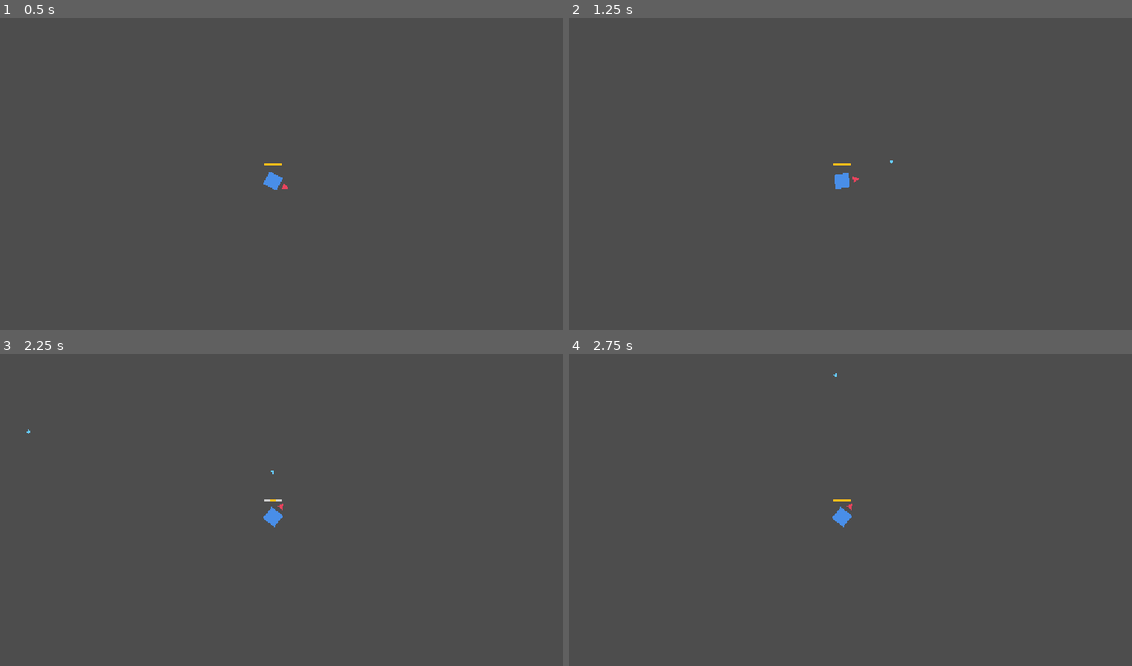
Above: before the commit, frames 1-4 (two rows, left to right).
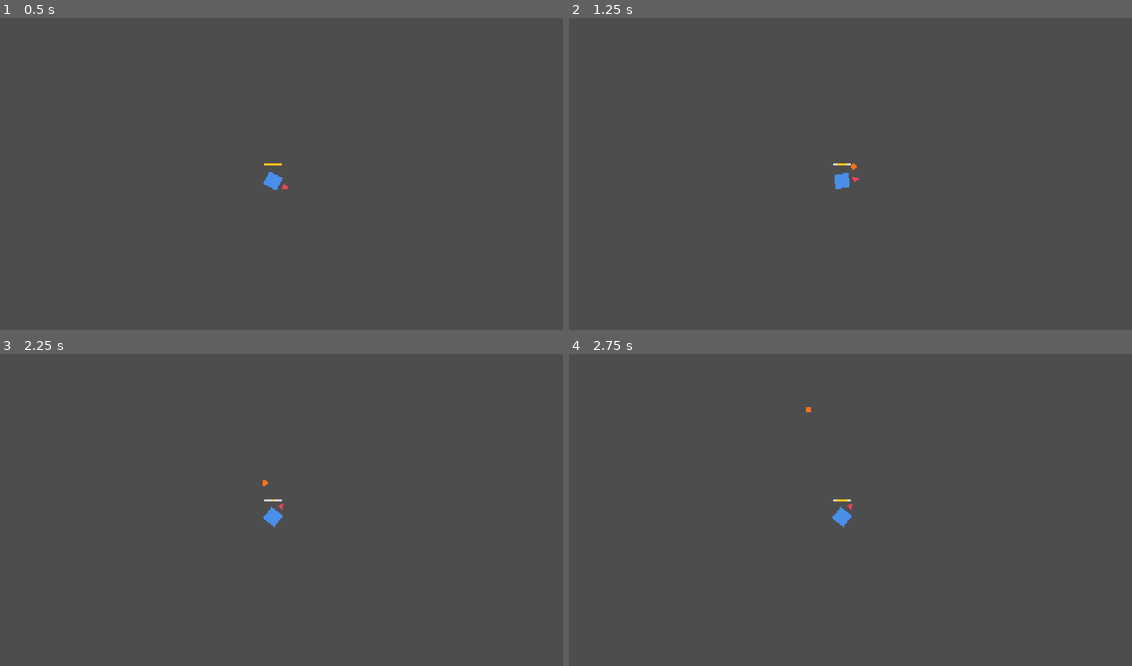
Above: after the commit, the same moments.

Repository: BestestGameStudio/gangU
Game: Godot game, scene res://scenes/main.tscn
Two runs of this game, one before a commit and one after it. Both use one fixed random seed, a clock stepped at 60 frames per second and the inputs below.
Inputs (mouse positions are in pixels of both pictures, inside the frame that each line leads up to):
- Up to frame 1 (0.5 s): no input
- Up to frame 2 (1.25 s): tap Enter at 0.5 s; move the mouse to (974, 164) at 0.52 s; hold D (move_right) from 0.53 s (still down); tap Space (cast) at 0.6 s
- Up to frame 3 (2.25 s): move the mouse to (157, 534) at 1.27 s; release D (move_right) at 1.28 s; hold S (move_down) 1.28-2.03 s; tap Space (cast) at 1.35, 2, 2.1 s; move the mouse to (332, 444) at 2.02 s; hold D (move_right) from 2.03 s (still down)
- Up to frame 4 (2.75 s): keep holding D (move_right)

Frame 1 is identical in both runs. In frame 2, less than 0.1% of the frame differs, in the area x 46-58%, y 45-49%; in frame 3, less than 0.1%; in frame 4, less than 0.1%.

Commit message:
Add starter spells: fire ball and mana shot (#22)
Fire Ball and Mana Shot spell resources; projectile collision-shape per-instance duplicate() (fixes shared-shape radius leak); player starts with both spells and an on-player cooldown bar. Effects are data tags; switching arrives with #10.

Reviewed and independently tested on exact head d5c96182 by review lead (radius isolation via headless Godot runtime + shipped-input browser test, CI run 42344721493). Squash-merged by review lead.

Diff:
--- /dev/null
+++ b/resources/spells/fire_ball.tres
@@ -0,0 +1,14 @@
+[gd_resource type="Resource" script_class="Spell" load_steps=2 format=3 uid="uid://bgangu4fire"]
+
+[ext_resource type="Script" path="res://scripts/spell.gd" id="1_spell"]
+
+[resource]
+script = ExtResource("1_spell")
+spell_name = "Fire Ball"
+cooldown = 1.2
+damage = 25.0
+radius = 7.0
+effects = Array[String](["burn"])
+range = 420.0
+projectile_speed = 360.0
+projectile_color = Color(1, 0.45, 0.1, 1)
--- /dev/null
+++ b/resources/spells/mana_shot.tres
@@ -0,0 +1,14 @@
+[gd_resource type="Resource" script_class="Spell" load_steps=2 format=3 uid="uid://bgangu4mana"]
+
+[ext_resource type="Script" path="res://scripts/spell.gd" id="1_spell"]
+
+[resource]
+script = ExtResource("1_spell")
+spell_name = "Mana Shot"
+cooldown = 0.35
+damage = 8.0
+radius = 3.0
+effects = Array[String](["mana"])
+range = 640.0
+projectile_speed = 660.0
+projectile_color = Color(0.6, 0.45, 1, 1)
--- a/scenes/player.tscn
+++ b/scenes/player.tscn
@@ -3,7 +3,8 @@
 [ext_resource type="Script" path="res://scripts/player.gd" id="1_player"]
 [ext_resource type="Script" path="res://scripts/spell_caster.gd" id="2_caster"]
 [ext_resource type="PackedScene" uid="uid://bgangu3proj" path="res://scenes/projectile.tscn" id="3_proj"]
-[ext_resource type="Resource" uid="uid://bgangu3bolt" path="res://resources/spells/placeholder_bolt.tres" id="4_bolt"]
+[ext_resource type="Resource" uid="uid://bgangu4fire" path="res://resources/spells/fire_ball.tres" id="4_fire"]
+[ext_resource type="Resource" uid="uid://bgangu4mana" path="res://resources/spells/mana_shot.tres" id="5_mana"]
 
 [sub_resource type="CircleShape2D" id="CircleShape2D_player"]
 radius = 16.0
@@ -26,7 +27,7 @@
 [node name="SpellCaster" type="Node2D" parent="."]
 script = ExtResource("2_caster")
 projectile_scene = ExtResource("3_proj")
-starting_spells = Array[Resource]([ExtResource("4_bolt")])
+starting_spells = Array[Resource]([ExtResource("4_fire"), ExtResource("5_mana")])
 
 [node name="CooldownBarBG" type="Polygon2D" parent="SpellCaster"]
 color = Color(0.9, 0.9, 0.9, 0.85)
--- a/scripts/projectile.gd
+++ b/scripts/projectile.gd
@@ -16,8 +16,11 @@
 	rotation = direction.angle()
 
 func _ready() -> void:
+	$CollisionShape2D.shape = $CollisionShape2D.shape.duplicate() # per-spell radius must not leak across instances (#4 gate)
 	$CollisionShape2D.shape.radius = spell.radius
 	$Visual.color = spell.projectile_color
+	var _vis_scale := spell.radius / 4.0 # Visual polygon is authored at radius 4
+	$Visual.scale = Vector2(_vis_scale, _vis_scale)
 	body_entered.connect(_on_body_entered)
 
 func _physics_process(delta: float) -> void:
